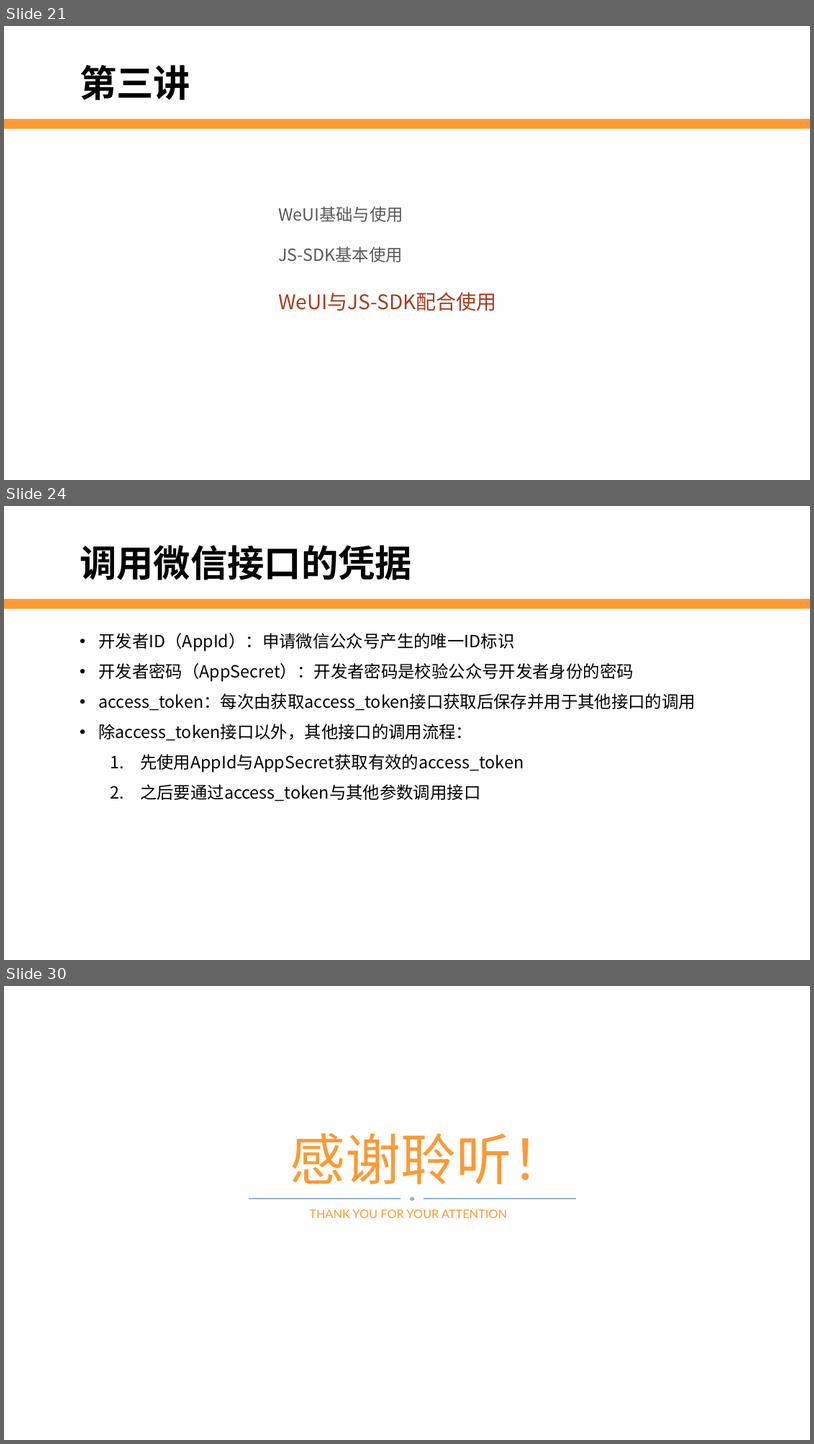
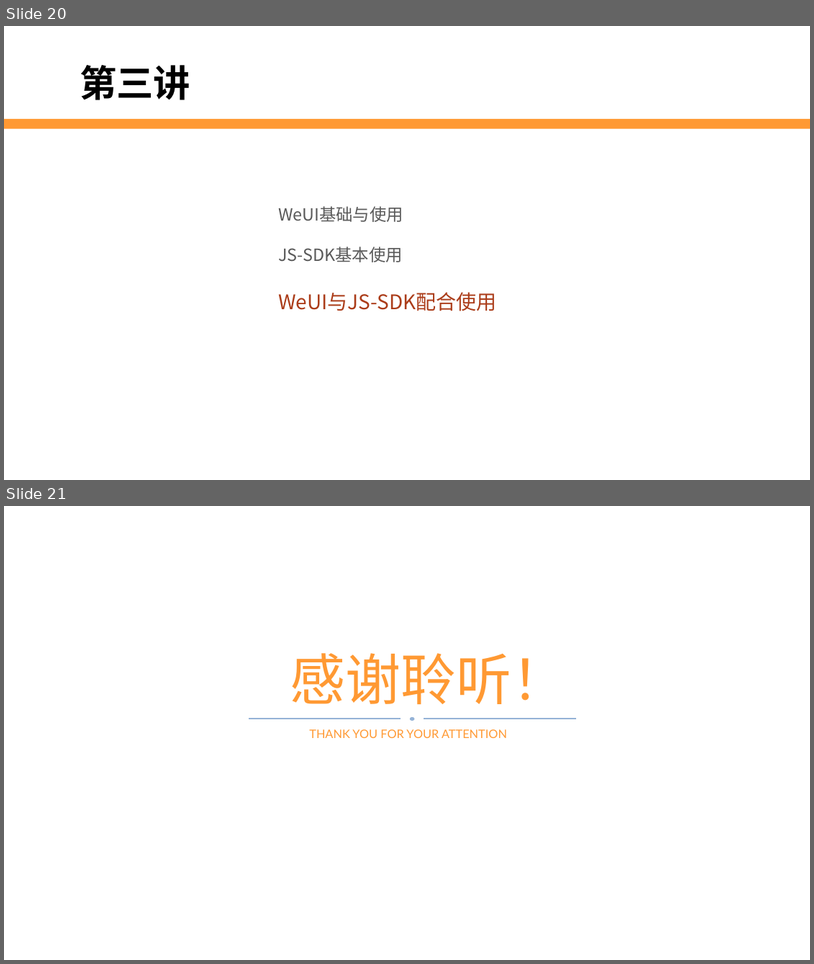
Before and after one commit to edu2act/2017-2018_1st_Wechat_Web_Programming, a slide deck: 第10讲 JS-SDK.pptx. Shown one above the other, each under a label of ours: slides 21, 24 and 30 before the commit, slides 20 and 21 after it; the slides between them are not shown. The pictures are 814x1444 and 814x964 pixels, drawn with LibreOffice and Linux fonts; fonts in the diff are those of the drawing; background and template pictures are left out. Boxes give left, top, right and bottom in pixels: in the first picture for what was removed or moved away, otherwise in the second. Text is boxed around its words. In the diff, an @@ line names an element or a change of style, - is before the commit and + after.

```diff
--- a/第10讲 JS-SDK.pptx
+++ b/第10讲 JS-SDK.pptx
@@ slide 24 removed at (4,506,810,960), background #FFFFFF; not listed: 1 template element that a slide beside it also shows @@
@@ text removed at (80,545,412,580) @@
-调用微信接口的凭据
@@ text removed at (98,633,696,801) @@
-• 开发者ID（AppId）：申请微信公众号产生的唯一ID标识
-• 开发者密码（AppSecret）：开发者密码是校验公众号开发者身份的密码
-• access_token：每次由获取access_token接口获取后保存并用于其他接口的调用
-• 除access_token接口以外，其他接口的调用流程：
-  1. 先使用AppId与AppSecret获取有效的access_token
-  2. 之后要通过access_token与其他参数调用接口
@@ what was slide 21 is now slide 20 @@
@@ what was slide 30 is now slide 21 @@
```
Also in this commit, not shown: 7 slides added, 15 other slides removed, 1 other file.
